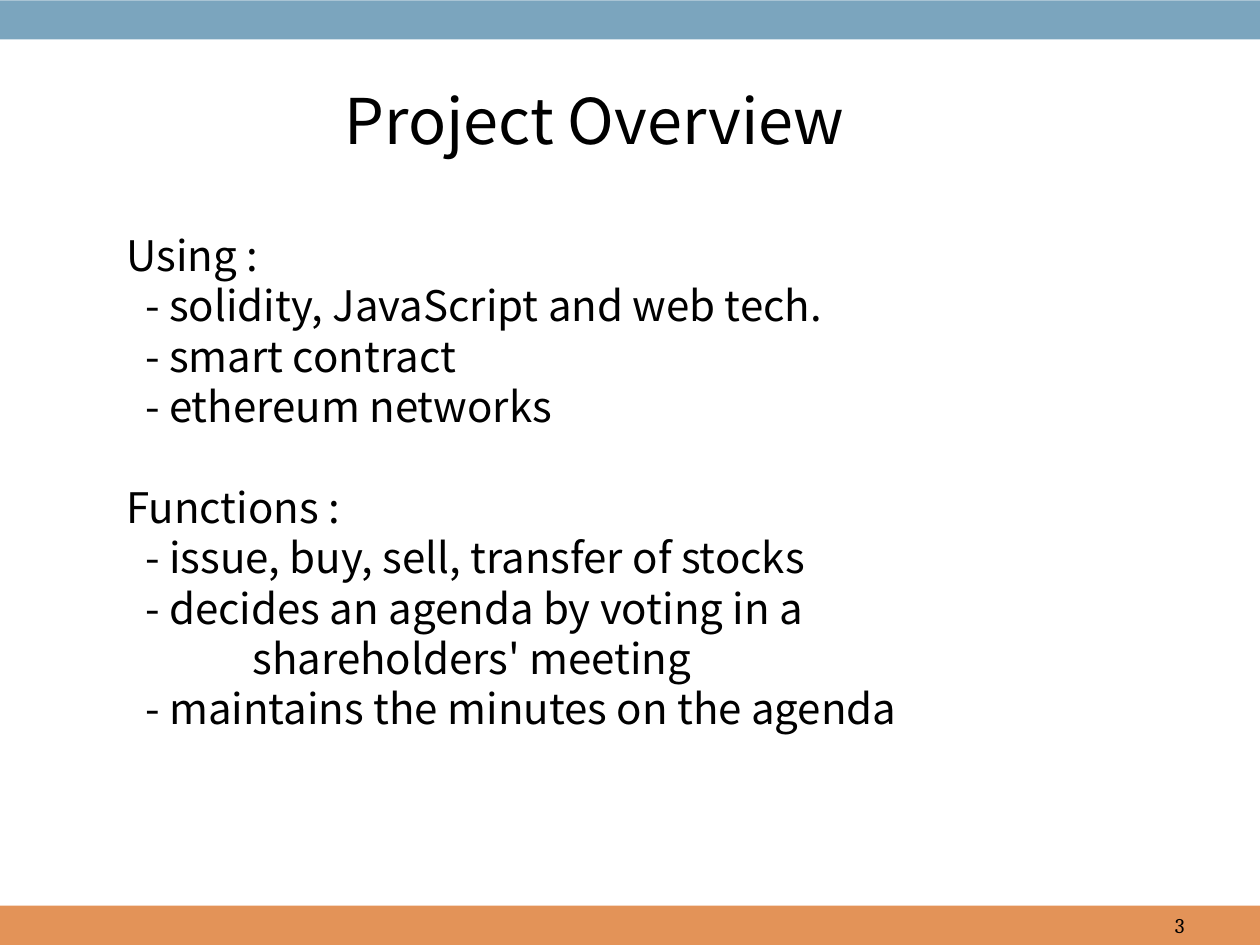
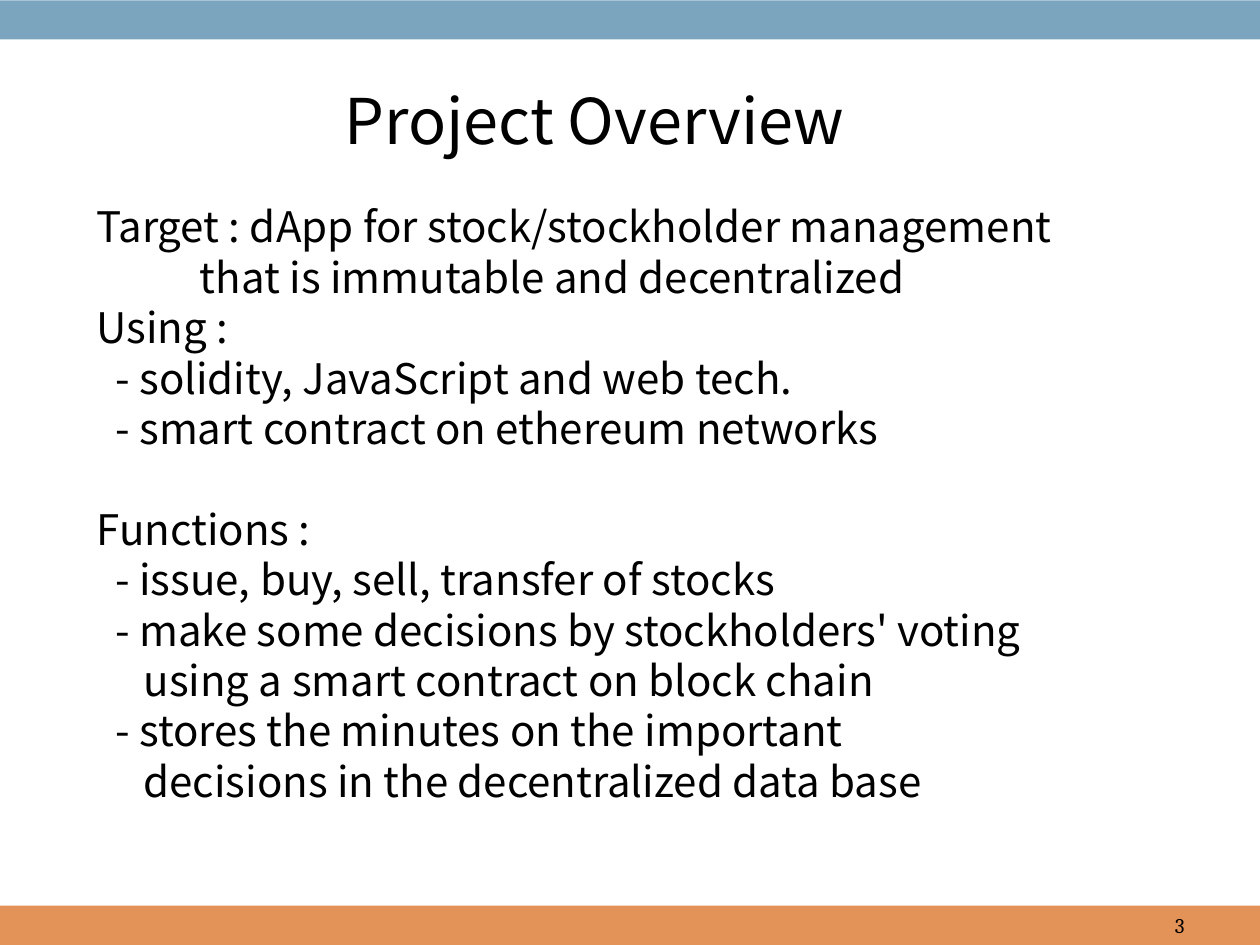
Before and after one commit to hdbaek/NotUsed, a slide deck: slide 3 of AgendaHandling.pptx. Drawn at 1260x945 pixels with LibreOffice and Linux fonts; fonts in the diff are those of the drawing; background and template pictures are left out. Boxes give left, top, right and bottom in pixels: in the first picture for what was removed or moved away, otherwise in the second. Text is boxed around its words. In the diff, an @@ line names an element or a change of style, - is before the commit and + after.

```diff
--- a/AgendaHandling.pptx
+++ b/AgendaHandling.pptx
@@ text "Target : dApp for stock/stockholder ...": place and size @@
-text "Target : dApp for stock/stockholder ..." at [126,238,896,735]
+text "Target : dApp for stock/stockholder ..." at [97,208,1052,798]
@@ text at [97,208,1052,294]: paragraphs added @@
+Target : dApp for stock/stockholder management
+that is immutable and decentralized
@@ text at [139,402,878,445]: text changed @@
-- smart contract
-- ethereum networks
+- smart contract on ethereum networks
@@ text at [139,603,1020,798]: text changed @@
-- decides an agenda by voting in a
-shareholders' meeting
-- maintains the minutes on the agenda
+- make some decisions by stockholders' voting
+using a smart contract on block chain
+- stores the minutes on the important
+decisions in the decentralized data base
```
Also in this commit, not shown: 6 other slides changed.
